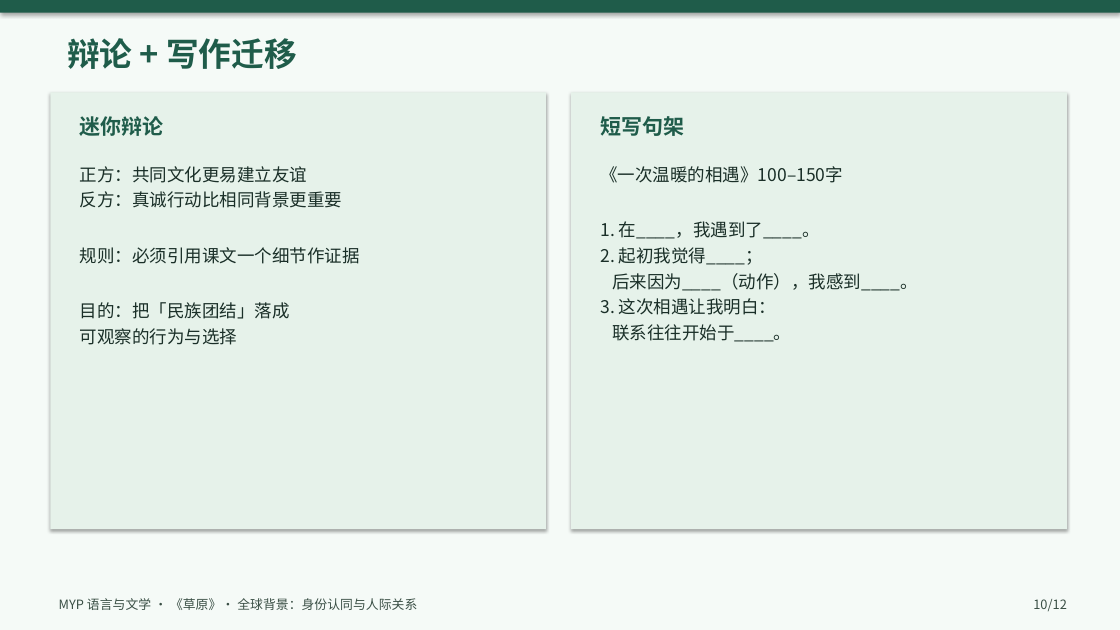
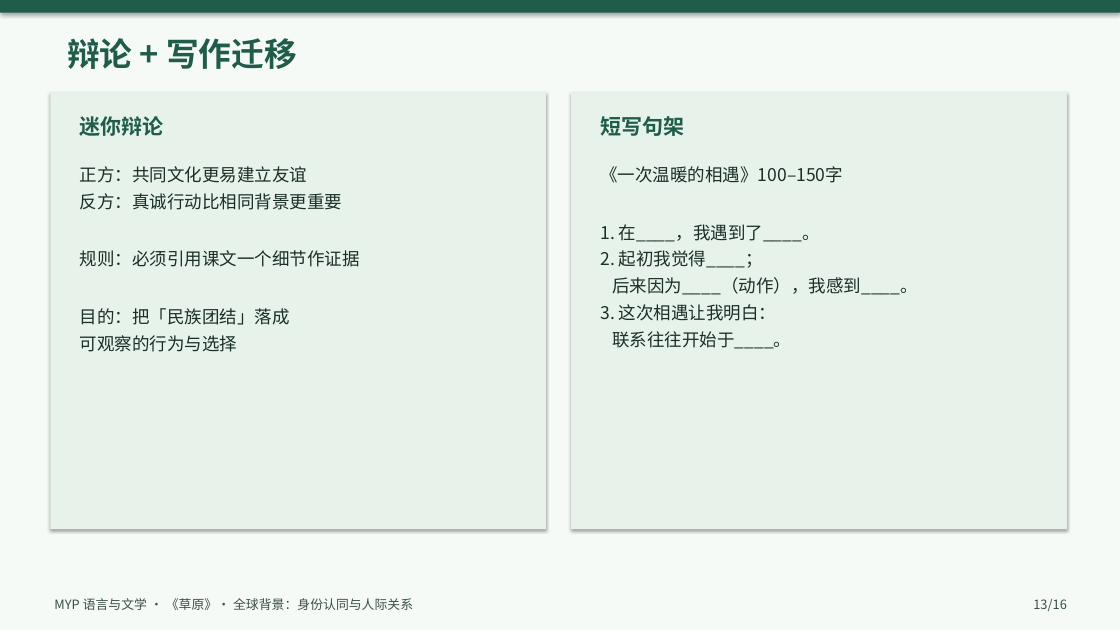
Before and after one commit to cuijinqueen-cyber/IBDP-Chinese-A, a slide deck: slide 13 of ppt/草原_MYP教案课件.pptx (slide 10 before the commit). Drawn at 1120x630 pixels with LibreOffice and Linux fonts; fonts in the diff are those of the drawing. Boxes give left, top, right and bottom in pixels: in the first picture for what was removed or moved away, otherwise in the second. Text is boxed around its words. In the diff, an @@ line names an element or a change of style, - is before the commit and + after.

```diff
--- a/ppt/草原_MYP教案课件.pptx
+++ b/ppt/草原_MYP教案课件.pptx
@@ text "正方：共同文化更易建立友谊" at bbox=[80, 166, 360, 352]: more space between paragraphs @@
@@ text "《一次温暖的相遇》100–150字" at bbox=[600, 166, 918, 349]: more space between paragraphs @@
@@ text "MYP 语言与文学 · 《草原》· 全球背景：身份认同与人际关系": place and size @@
-text "MYP 语言与文学 · 《草原》· 全球背景：身份认同与人际关系" at bbox=[59, 598, 417, 610]
+text "MYP 语言与文学 · 《草原》· 全球背景：身份认同与人际关系" at bbox=[54, 598, 413, 610]
@@ text at bbox=[1033, 599, 1067, 611]: text changed @@
-10/12
+13/16
```
Also in this commit, not shown: 11 other slides changed, 4 slides added, 2 other files.
